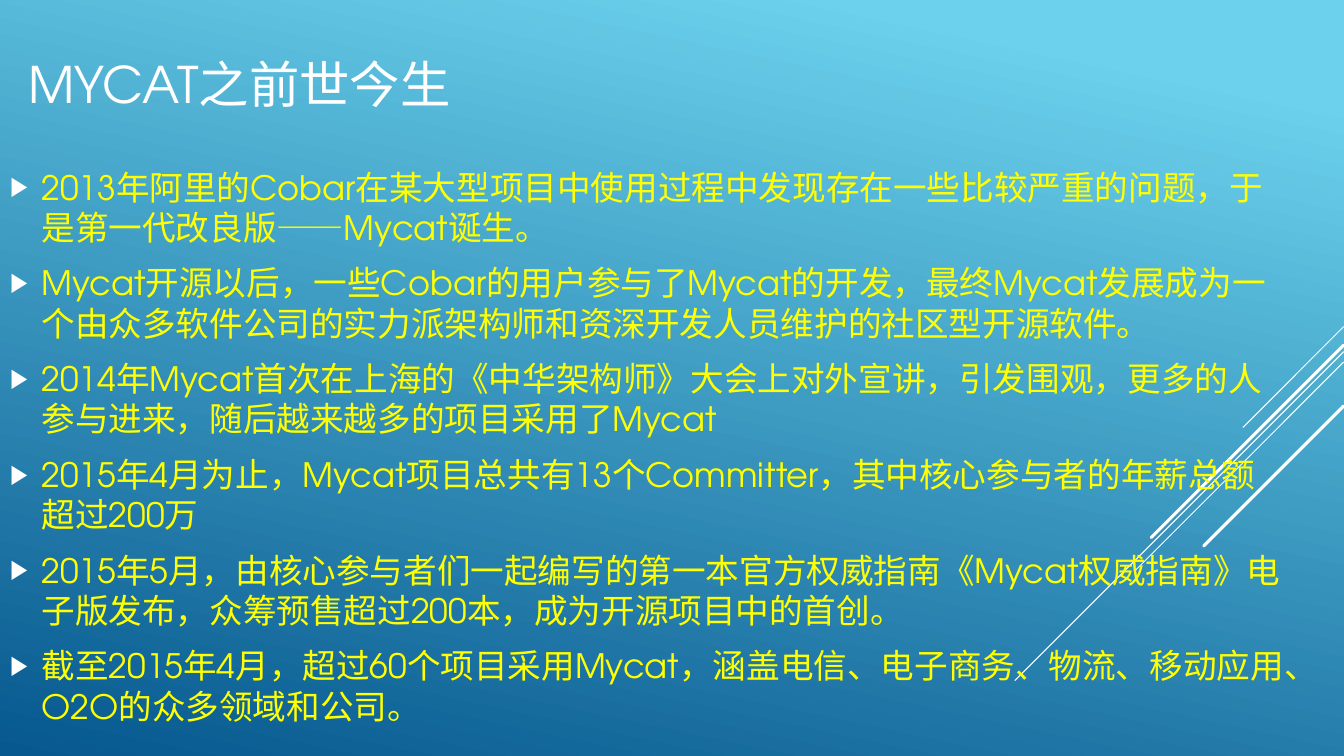
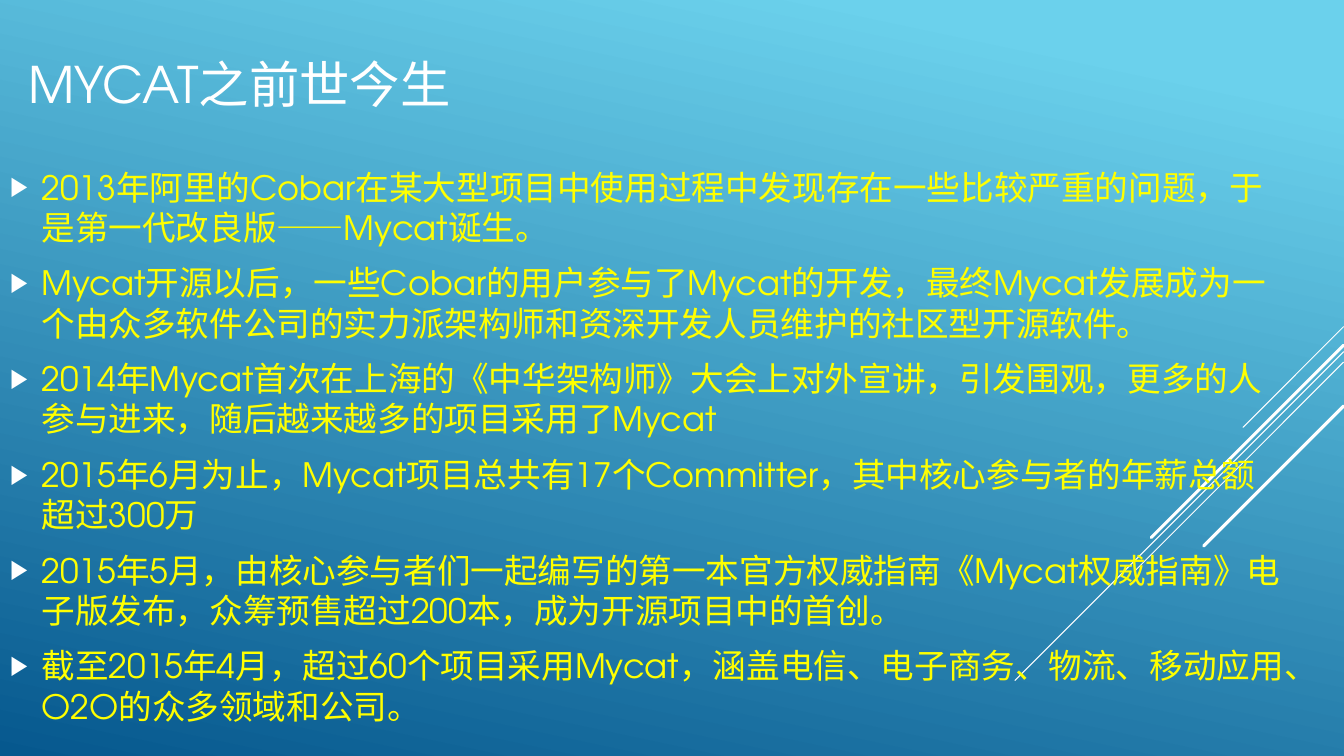
Before and after one commit to MyCATApache/Mycat-doc, a slide deck: slide 2 of Mycat介绍.pptx. Drawn at 1344x756 pixels with LibreOffice and Linux fonts; fonts in the diff are those of the drawing. Boxes give left, top, right and bottom in pixels: in the first picture for what was removed or moved away, otherwise in the second. Text is boxed around its words. In the diff, an @@ line names an element or a change of style, - is before the commit and + after.

Commit message:
智能优化

```diff
--- a/Mycat介绍.pptx
+++ b/Mycat介绍.pptx
@@ text at [42,452,1256,530]: text changed @@
-▶ 2015年4月为止，Mycat项目总共有13个Committer，其中核心参与者的年薪总额超过200万
+▶ 2015年6月为止，Mycat项目总共有17个Committer，其中核心参与者的年薪总额超过300万
```
